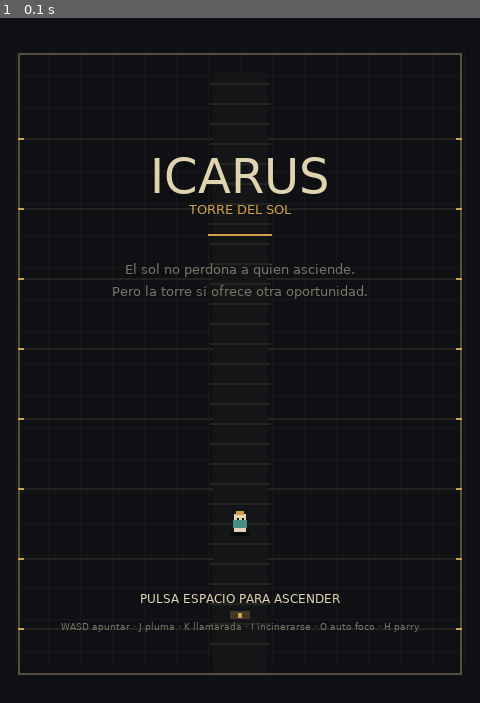
Above: before the commit, frame 1.
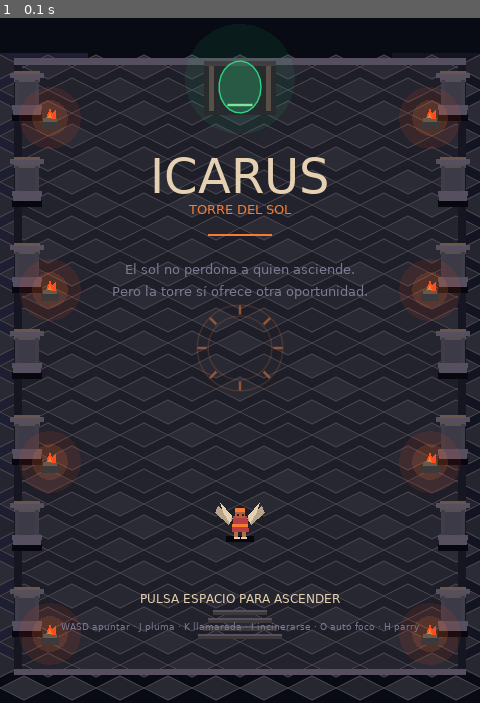
Above: after the commit, the same moment.

Repository: BGEL3/ICARUS
Game: LÖVE game, started from main.lua
The game is run twice, just before and just after one commit, with the same random seed, the same clock (stepped at 60 frames per second) and the same inputs.
Inputs:
- Up to frame 1 (0.1 s): no input

The runs differ from the first frame. In frame 1, 60% of the frame differs, in the area x 0-100%, y 5-100%.

Commit message:
Apply visual direction from Icarus references

Diff:
--- a/main.lua
+++ b/main.lua
@@ -14,8 +14,10 @@
 local function hasItem(id) for _,v in ipairs(itemsOwned) do if v==id then return true end end;return false end
 local function makeRewards() local pool={};for i,v in ipairs(itemPool) do pool[i]=v end;for i=#pool,2,-1 do local j=math.random(i);pool[i],pool[j]=pool[j],pool[i] end;rewardOptions={pool[1],pool[2],pool[3]};choice=1;mode='upgrade' end
 local function takeReward() local item=rewardOptions[choice];if not item then return end;item.apply();itemsOwned[#items …(398 unchanged characters)…
-local colors={bg={.055,.063,.08},floor={.11,.12,.13},stone={.19,.19,.18},edge={.34,.31,.25},gold={.83,.62,.29},cream={.88,.83,.69},muted={.48,.46,.4},red={.78,.27,.22},teal={.29,.56,.51},shadow={.025,.03,.04}}
+local colors={bg={.035,.045,.075},floor={.12,.12,.16},stone={.19,.19,.24},edge={.34,.31,.38},gold={.96,.49,.2},cream={.9,.82,.7},muted={.48,.48,.58},red={.72,.24,.27},teal={.25,.67,.58},shadow={.025,.03,.06},violet={.12,.12,.2},moss={.18,.27,.2},portal={.17,.84,.52},ember={1,.3,.1}}
 local function rect(c,x,y,w,h) love.graphics.setColor(c); love.graphics.rectangle('fill',x,y,w,h) end
+local function poly(c,...) love.graphics.setColor(c);love.graphics.polygon('fill',...) end
+local function line(c,w,...) love.graphics.setColor(c);love.graphics.setLineWidth(w);love.graphics.line(...);love.graphics.setLineWidth(1) end
 local function text(s,x,y,size,c,font) love.graphics.setColor(c or colors.cream); love.graphics.setFont(font or love.graphics.newFont(size)); love.graphics.print(s,x,y) end
 local function center(s,y,size,c,font) local f=font or love.graphics.newFont(size); love.graphics.setFont(f); love.graphics.setColor(c or colors.cream); love.graphics.printf(s,0,y,W,'center') end
 roomSpawn=function()
@@ -54,20 +56,50 @@
  for i=#particles,1,-1 do local p=particles[i];p.x=p.x+p.vx*dt;p.y=p.y+p.vy*dt;p.life=p.life-dt;if p.life<=0 then table.remove(particles,i) end end
  if #enemies==0 then makeRewards();if room%3==0 then hp=math.min(maxhp,hp+1) end end
 end
+local function drawTorch(x,y)
+ love.graphics.setColor(colors.ember[1],colors.ember[2],colors.ember[3],.10);love.graphics.circle('fill',x,y,31)
+ love.graphics.setColor(colors.gold[1],colors.gold[2],colors.gold[3],.16);love.graphics.circle('fill',x,y,18)
+ rect({.24,.22,.23},x-9,y+3,18,8);rect({.42,.35,.28},x-7,y,14,4);poly(colors.ember,x-4,y,x,y-10,x+3,y-2,x+6,y-8,x+6,y+1);poly(colors.gold,x-2,y,x,y-6,x+2,y)
+end
+local function drawColumn(x,y)
+ rect(colors.shadow,x-15,y+19,30,7);rect(colors.edge,x-14,y+12,28,8);rect({.24,.23,.28},x-10,y-15,20,27);rect({.34,.31,.34},x-13,y-18,26,5);rect({.25,.24,.28},x-12,y-15,4,26);rect({.25,.24,.28},x+8,y-15,4,26);rect(colors.edge,x-15,y+10,30,5);rect(colors.edge,x-17,y-22,34,5);rect({.42,.34,.3},x-13,y-24,26,3)
+end
 local function drawRoom()
- rect(colors.bg,0,0,W,H); for x=16,W-16,32 do rect({.09,.095,.1},x,68,1,H-108) end
- for y=92,H-32,32 do rect({.09,.095,.1},16,y,W-32,1) end
- rect(colors.edge,18,70,W-36,2);rect(colors.edge,18,H-30,W-36,2);rect(colors.edge,18,70,2,H-100);rect(colors.edge,W-20,70,2,H-100)
- for i=1,8 do local yy=85+i*70;rect({.14,.135,.12},18,yy,W-36,2);rect(colors.gold,18,yy,6,2);rect(colors.gold,W-24,yy,6,2) end
- -- stairs and central shaft motif
- rect({.08,.085,.09},W/2-27,90,54,H-120);for y=100,H-50,20 do rect({.15,.145,.13},W/2-30,y,60,2) end
- rect({.25,.22,.16},W/2-10,H-92,20,8);rect({.83,.61,.27},W/2-2,H-90,4,5)
+ rect(colors.bg,0,0,W,H);poly(colors.violet,0,70,88,70,120,H-30,0,H-30);poly({.075,.08,.13},W,70,W-88,70,W-120,H-30,W,H-30)
+ -- Piso de losas en rombos, con perspectiva de cámara elevada.
+ poly({.115,.12,.16},18,78,W-18,78,W-18,H-30,18,H-30)
+ for row=0,27 do local cy=84+row*23;local off=row%2==0 and 0 or 24
+  for col=-1,10 do local cx=off+col*48;local shade=((row*7+col*3)%5)*.008
+   poly({.14+shade,.14+shade,.18+shade},cx,cy-12,cx+24,cy,cx,cy+12,cx-24,cy)
+   line({.27,.25,.29},1,cx,cy-12,cx+24,cy,cx,cy+12,cx-24,cy,cx,cy-12)
+  end
+ end
+ -- Borde de piedra y ruinas laterales.
+ rect(colors.edge,14,75,W-28,7);rect({.09,.09,.14},14,82,8,H-113);rect({.09,.09,.14},W-22,82,8,H-113);rect(colors.edge,14,H-34,W-28,6)
+ for i=0,6 do local yy=112+i*86;drawColumn(27,yy);drawColumn(W-27,yy);if i%2==0 then drawTorch(50,yy+23);drawTorch(W-50,yy+23) end end
+ -- Portal verde al final de la cámara y escalinata central.
+ love.graphics.setColor(colors.portal[1],colors.portal[2],colors.portal[3],.08);love.graphics.circle('fill',W/2,96,55)
+ rect({.16,.17,.18},W/2-36,78,72,54);rect({.35,.31,.29},W/2-31,80,5,48);rect({.35,.31,.29},W/2+26,80,5,48);rect({.26,.24,.25},W/2-36,78,72,5)
+ love.graphics.setColor(colors.portal[1],colors.portal[2],colors.portal[3],.27);love.graphics.ellipse('fill',W/2,104,21,26);love.graphics.setColor(colors.portal);love.graphics.ellipse('line',W/2,104,21,26);line({.5,.9,.62},2,W/2-12,122,W/2+12,122)
+ for i=1,4 do local y=H-101+i*8;rect({.24,.22,.23},W/2-22-i*5,y,44+i*10,5);rect(colors.edge,W/2-22-i*5,y,44+i*10,2) end
+ -- Medallón solar grabado en las losas.
+ love.graphics.setColor(colors.gold[1],colors.gold[2],colors.gold[3],.18);love.graphics.circle('line',W/2,H/2+5,43);love.graphics.circle('line',W/2,H/2+5,32);for i=0,7 do local a=i*math.pi/4;line({.57,.34,.22},2,W/2+math.cos(a)*34,H/2+5+math.sin(a)*34,W/2+math.cos(a)*42,H/2+5+math.sin(a)*42) end
 end
 local function drawActor(x,y,kind)
- if kind=='player' then rect(colors.shadow,x-9,y+9,18,4);rect(colors.cream,x-6,y-9,12,18);rect(colors.teal,x-7,y-3,14,8);rect(colors.gold,x-4,y-12,8,4);rect(colors.shadow,x-3,y-5,2,2);rect(colors.shadow,x+2,y-5,2,2)
- elseif kind=='boss' then rect(colors.shadow,x-24,y+20,48,8);rect({.44,.25,.18},x-22,y-20,44,40);rect(colors.red,x-17,y-27,34,12);rect(colors.gold,x-16,y-12,32,6);rect(colors.cream,x-12,y-2,7,4);rect(colors.cream,x+5,y-2,7,4);rect(colors.gold,x-28,y-30,8,18);rect(colors.gold,x+20,y-30,8,18)
- elseif kind=='brute' then rect(colors.shadow,x-13,y+11,26,5);rect({.4,.3,.25},x-11,y-12,22,24);rect(colors.red,x-9,y-17,18,8);rect(colors.gold,x-7,y-2,4,3);rect(colors.gold,x+3,y-2,4,3)
- else rect(colors.shadow,x-10,y+9,20,4);rect({.34,.41,.39},x-7,y-10,14,20);rect(colors.teal,x-8,y-13,16,7);rect(colors.gold,x-4,y-4,3,3);rect(colors.gold,x+2,y-4,3,3) end
+ rect(colors.shadow,x-14,y+13,28,6)
+ if kind=='player' then
+  -- Ícaro: túnica coral, cinturón dorado y alas de pluma claras.
+  poly({.72,.65,.54},x-7,y-5,x-22,y-17,x-25,y-10,x-11,y+2);poly(colors.cream,x-8,y-7,x-20,y-21,x-17,y-11,x-10,y+1)
+  poly({.72,.65,.54},x+7,y-5,x+22,y-17,x+25,y-10,x+11,y+2);poly(colors.cream,x+8,y-7,x+20,y-21,x+17,y-11,x+10,y+1)
+  poly(colors.red,x-7,y-7,x+7,y-7,x+9,y+9,x-8,y+9);rect(colors.gold,x-8,y+1,16,3);rect({.69,.38,.25},x-5,y-12,10,7);rect(colors.gold,x-5,y-15,10,4);rect({.16,.12,.14},x-3,y-9,2,2);rect({.16,.12,.14},x+2,y-9,2,2);rect({.68,.44,.28},x-6,y+9,4,6);rect({.68,.44,.28},x+2,y+9,4,6);rect(colors.cream,x-6,y+14,6,2);rect(colors.cream,x+1,y+14,6,2)
+ elseif kind=='boss' then
+  -- Guardián minotauro provisional: masa de piedra volcánica, cuernos y brasa.
+  poly({.31,.20,.19},x-24,y-17,x-18,y-27,x-8,y-21,x+8,y-21,x+18,y-27,x+24,y-17,x+22,y+14,x-22,y+14);poly({.48,.27,.19},x-16,y-17,x+16,y-17,x+18,y+14,x-18,y+14);poly(colors.edge,x-18,y-16,x-30,y-31,x-27,y-12,x-20,y-8);poly(colors.edge,x+18,y-16,x+30,y-31,x+27,y-12,x+20,y-8);rect(colors.ember,x-12,y-5,7,3);rect(colors.ember,x+5,y-5,7,3);rect({.14,.1,.12},x-7,y+4,14,5);rect(colors.gold,x-3,y+4,6,2);rect({.21,.17,.19},x-23,y+11,46,9);rect(colors.red,x-17,y+16,12,7);rect(colors.red,x+5,y+16,12,7)
+ elseif kind=='brute' then
+  poly({.33,.24,.23},x-16,y-12,x-11,y-19,x+11,y-19,x+16,y-12,x+14,y+12,x-14,y+12);rect({.55,.28,.22},x-11,y-15,22,8);rect(colors.gold,x-9,y-3,5,3);rect(colors.gold,x+4,y-3,5,3);rect({.24,.2,.2},x-17,y+6,34,9)
+ else
+  poly({.24,.31,.36},x-12,y-12,x-8,y-17,x+8,y-17,x+12,y-12,x+9,y+11,x-9,y+11);poly({.35,.25,.38},x-8,y-16,x,y-21,x+8,y-16,x+10,y-8,x-10,y-8);rect(colors.gold,x-7,y-4,4,3);rect(colors.gold,x+3,y-4,4,3);poly({.22,.58,.53},x-15,y-4,x-21,y-14,x-17,y-7,x-12,y+2);poly({.22,.58,.53},x+15,y-4,x+21,y-14,x+17,y-7,x+12,y+2)
+ end
 end
 function love.draw()
  local sx,sy=love.graphics.getDimensions();love.graphics.push();love.graphics.scale(sx/W,sy/H);love.graphics.translate(math.random(-shake,shake),math.random(-shake,shake));drawRoom()
Not shown, changed: CHANGELOG.md
